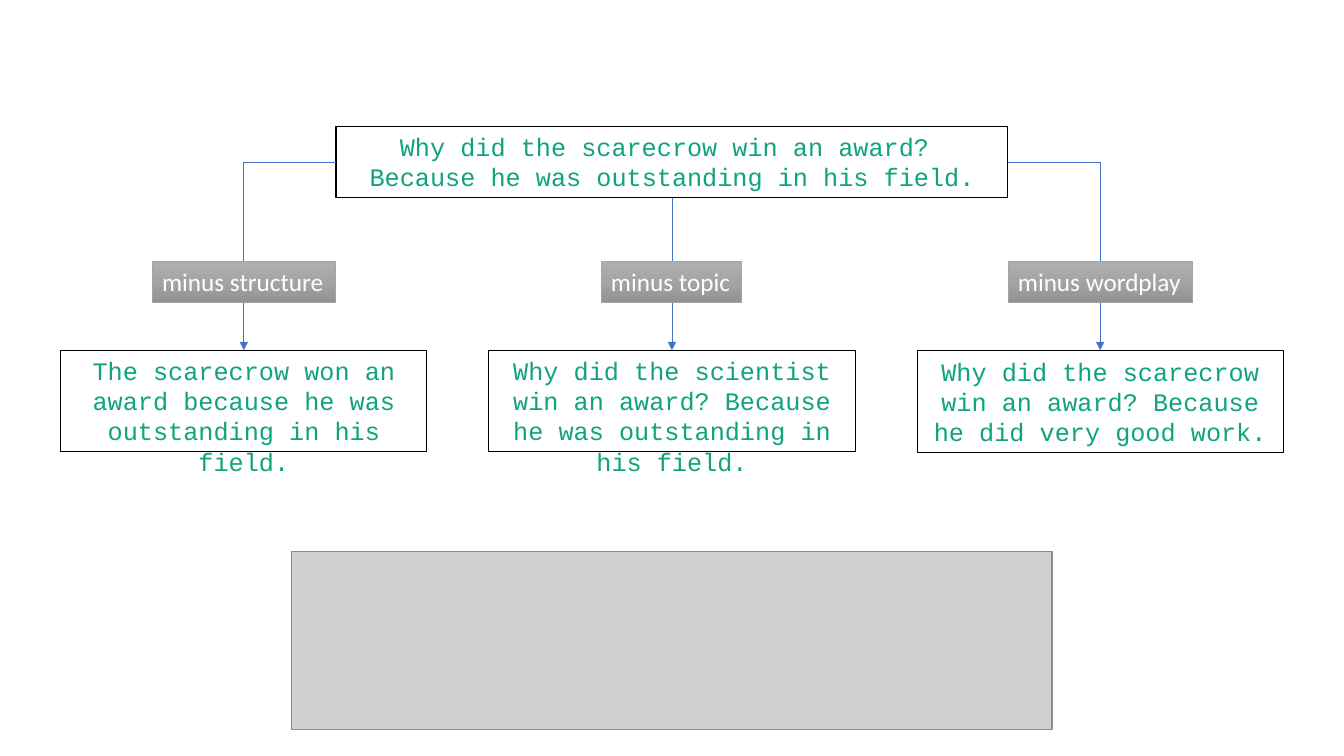
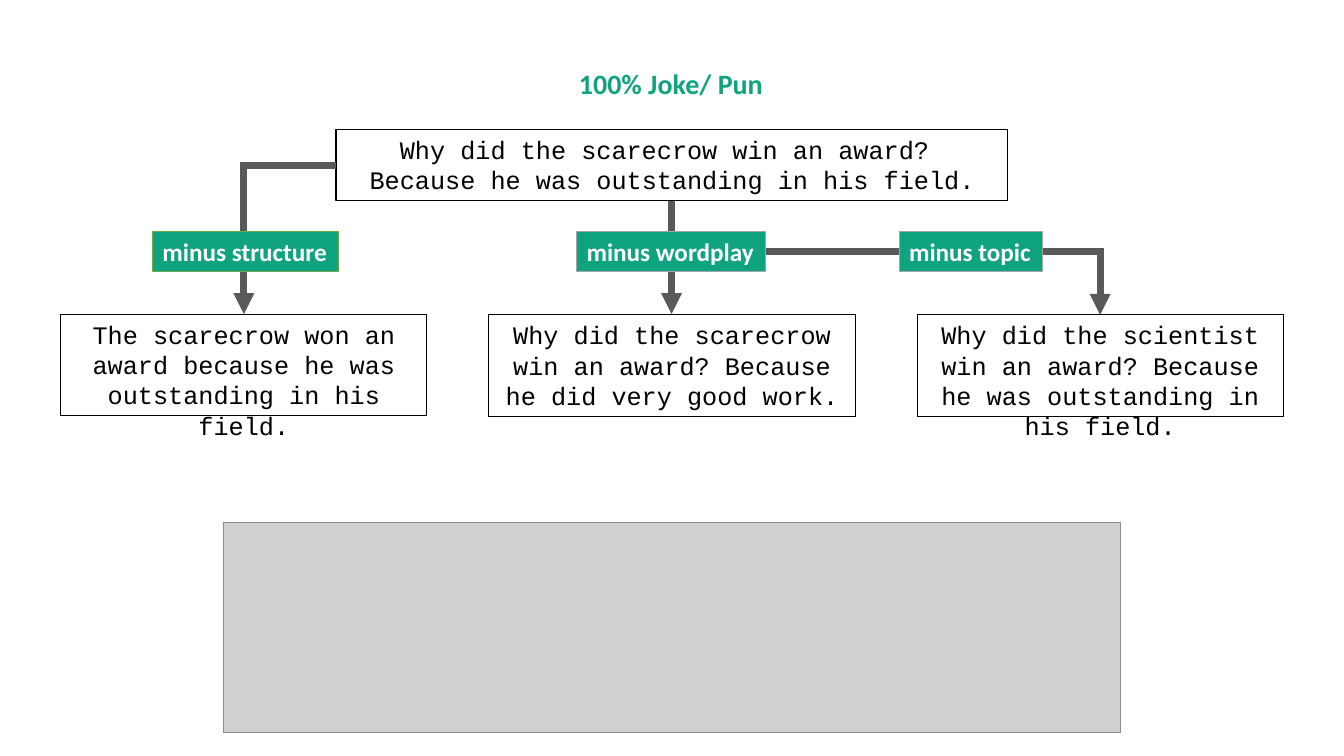
Before and after one commit to sciphie/JokeGPT, a slide deck: slide 24 of ChatGPT is fun –.pptm (slide 25 before the commit). Drawn at 1344x756 pixels with LibreOffice and Linux fonts; fonts in the diff are those of the drawing; grey boxes stand for pictures. Boxes give left, top, right and bottom in pixels: in the first picture for what was removed or moved away, otherwise in the second. Text is boxed around its words. In the diff, an @@ line names an element or a change of style, - is before the commit and + after.

```diff
--- a/ChatGPT is fun –.pptm
+++ b/ChatGPT is fun –.pptm
@@ text added at box(579, 74, 763, 96), 20 pt, text #10A37F, bold @@
+100% Joke/ Pun
@@ elbow arrow moved from (336, 162) - (244, 350) to (336, 165) - (244, 315) @@
@@ elbow arrow (336, 165) - (244, 315): stroke #4472C4 0.5 pt to #595959 5 pt @@
@@ elbow arrow removed from (1008, 162) to (1100, 350) @@
@@ arrow moved from (673, 198) - (673, 350) to (671, 201) - (671, 315) @@
@@ arrow (671, 201) - (671, 315): stroke #4472C4 0.5 pt to #595959 5 pt @@
@@ rectangle "minus structure": place and size @@
-rectangle "minus structure" at box(152, 262, 336, 302)
+rectangle "minus structure" at box(152, 231, 339, 271)
@@ rectangle "minus structure" at box(152, 231, 339, 271): bold on; fill gradient #AFAFAF to #A5A5A5 to #939393 to #10A37F; outline #A5A5A5 0.5 pt to #70AD47 0.5 pt @@
@@ rectangle "minus wordplay" at box(577, 231, 765, 271): bold on; fill gradient #AFAFAF to #A5A5A5 to #939393 to #10A37F @@
@@ rectangle "minus wordplay": place and size @@
-rectangle "minus wordplay" at box(1008, 262, 1193, 302)
+rectangle "minus wordplay" at box(577, 231, 765, 271)
@@ rectangle "minus topic": place and size @@
-rectangle "minus topic" at box(601, 262, 742, 302)
+rectangle "minus topic" at box(899, 231, 1043, 271)
@@ rectangle "minus topic" at box(899, 231, 1043, 271): bold on; fill gradient #AFAFAF to #A5A5A5 to #939393 to #10A37F @@
@@ elbow arrow added from (765, 251) to (1100, 315), #595959 5 pt @@
@@ rectangle "The scarecrow won an award ...": place and size @@
-rectangle "The scarecrow won an award ..." at box(60, 350, 426, 452)
+rectangle "The scarecrow won an award ..." at box(60, 315, 426, 416)
@@ text colour #10A37F to #000000 in 4 elements at box(336, 129, 1008, 201), box(60, 315, 426, 416), box(918, 315, 1284, 416), box(489, 315, 855, 416) @@
@@ rectangle "Why did the scarecrow win ...": place and size @@
-rectangle "Why did the scarecrow win ..." at box(918, 351, 1284, 453)
+rectangle "Why did the scarecrow win ..." at box(489, 315, 855, 416)
@@ rectangle "Why did the scientist win ...": place and size @@
-rectangle "Why did the scientist win ..." at box(489, 350, 855, 452)
+rectangle "Why did the scientist win ..." at box(918, 315, 1284, 416)
@@ picture: place and size @@
-picture at box(292, 552, 1053, 730)
+picture at box(224, 522, 1120, 732)
```
Also in this commit, not shown: 14 other slides changed, 1 slide added, 2 slides removed, 21 other files.
